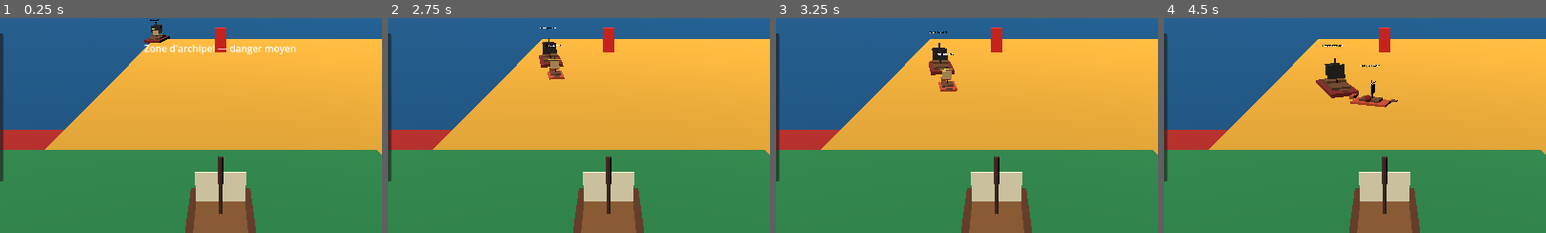
Above: before the commit, frames 1-4 (left to right).
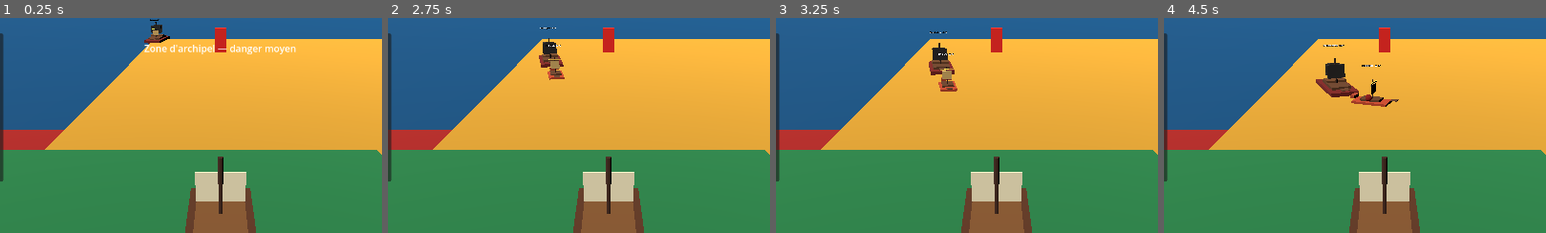
Above: after the commit, the same moments.

Repository: blou132/jeux-pirate
Game: Godot game, scene res://scenes/world/World.tscn
Same seed, same stepped clock (60 frames per second), same inputs: the game is played once before the commit and once after it.
Inputs (mouse positions are % of the whole screen's width and height, from its top left):
- Up to frame 1 (0.25 s): no input
- Up to frame 2 (2.75 s): tap Enter at 0.5 s; move the mouse to (72, 45) at 0.52 s; hold D 0.53-1.25 s; tap R at 0.6 s; click (72, 45) at 0.67 s; drag from (30, 55) to (45, 70) at 1.27 s; move the mouse to (60, 28) at 2.02 s; hold D from 2.03 s (still down); hold Q from 2.03 s (still down)
- Up to frame 3 (3.25 s): release D at 2.75 s; release Q at 2.75 s; drag from (45, 70) to (20, 35) at 2.77 s
- Up to frame 4 (4.5 s): move the mouse to (80, 65) at 3.52 s; hold A 3.53-4.25 s; tap R at 3.6 s; drag from (20, 35) to (35, 25) at 4.27 s
The pictures show only the part of the screen within x 21-71%, y 0-50%; the shares and areas given below are measured in that part.

Frame 1 is identical in both runs. In frame 2, less than 0.1% of the frame differs, in the area x 39-46%, y 4-28%; in frame 3, less than 0.1%; in frame 4, 0.4%, in the area x 39-62%, y 12-42%.

Commit message:
fix: target player aim point for enemy broadsides

Diff:
--- a/scripts/boats/EnemyShipAI.gd
+++ b/scripts/boats/EnemyShipAI.gd
@@ -41,7 +41,8 @@
 		ship.brake(delta)
 		return
 
-	var offset: Vector3 = _player.global_position - ship.global_position
+	var player_aim_position: Vector3 = _get_player_aim_position()
+	var offset: Vector3 = player_aim_position - ship.global_position
 	offset.y = 0.0
 	var distance_squared: float = offset.length_squared()
 	var attack_range: float = _get_attack_range()
@@ -61,7 +62,7 @@
 		_try_attack_player(fire_direction)
 		return
 
-	ship.steer_toward(_player.global_position, delta)
+	ship.steer_toward(player_aim_position, delta)
 
 
 func _try_attack_player(fire_direction: Vector3) -> void:
@@ -104,7 +105,7 @@
 	if candidate_direction.length_squared() < 0.01:
 		return Vector3.ZERO
 
-	var offset_to_player: Vector3 = _player.global_position - ship.global_position
+	var offset_to_player: Vector3 = _get_player_aim_position() - ship.global_position
 	offset_to_player.y = 0.0
 	var aligned_direction: Vector3 = _get_broadside_fire_direction(offset_to_player)
 	if aligned_direction == Vector3.ZERO:
@@ -165,7 +166,17 @@
 	elif ship.has_method("steer_along_direction"):
 		ship.steer_along_direction(desired_forward, delta)
 	else:
-		ship.steer_toward(_player.global_position, delta)
+		ship.steer_toward(_get_player_aim_position(), delta)
+
+
+func _get_player_aim_position() -> Vector3:
+	if is_instance_valid(_player) and _player.has_method("get_aim_position"):
+		var aim_position: Vector3 = _player.get_aim_position()
+		return aim_position
+	if is_instance_valid(_player):
+		return _player.global_position
+
+	return ship.global_position
 
 
 func _get_desired_broadside_forward(to_player: Vector3) -> Vector3:
